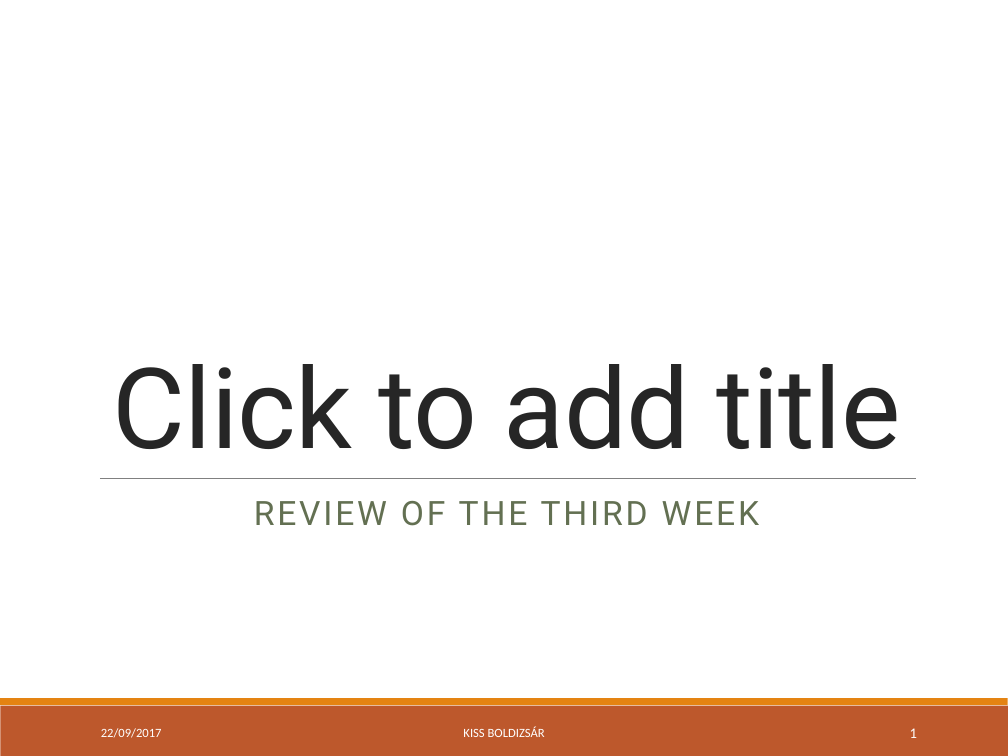
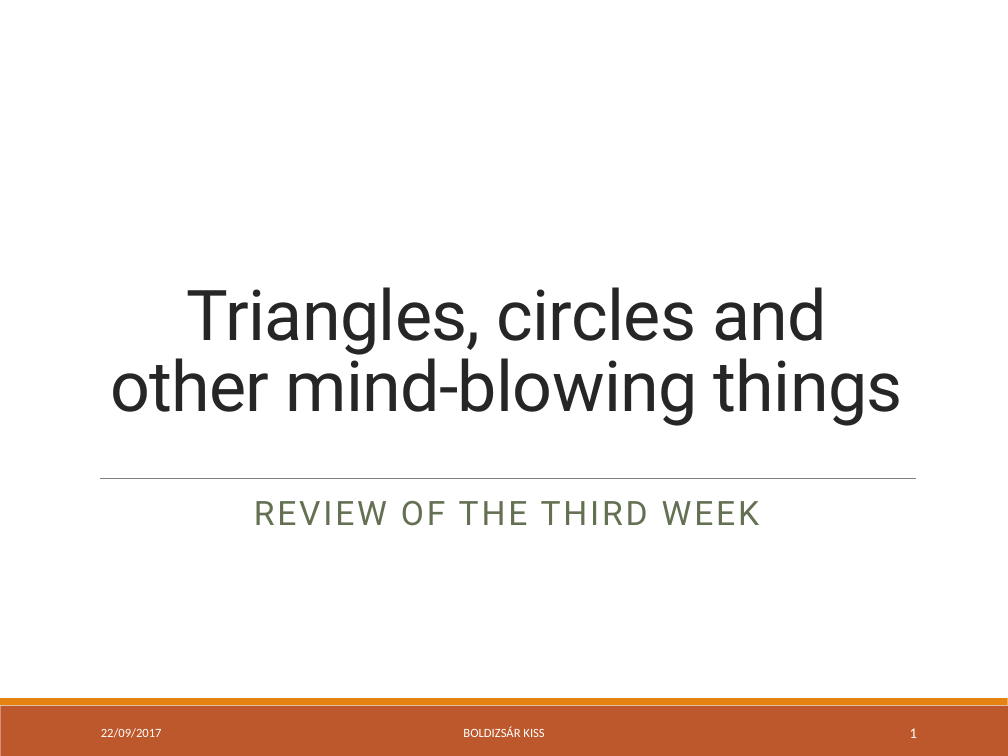
Before and after one commit to green-fox-academy/bpo106, a slide deck: slide 1 of week03/day05/demo/ppt-w03.pptx. Drawn at 1008x756 pixels with LibreOffice and Linux fonts; fonts in the diff are those of the drawing. Boxes give left, top, right and bottom in pixels: in the first picture for what was removed or moved away, otherwise in the second. Text is boxed around its words. In the diff, an @@ line names an element or a change of style, - is before the commit and + after.

```diff
--- a/week03/day05/demo/ppt-w03.pptx
+++ b/week03/day05/demo/ppt-w03.pptx
@@ title at box(110, 287, 903, 426): text changed; size 80 to 50 pt @@
-Click to add title
+Triangles, circles and other mind-blowing things
@@ text at box(463, 726, 544, 737): text changed @@
-KISS BOLDIZSÁR
+BOLDIZSÁR KISS
```
Also in this commit, not shown: 5 other slides changed, 3 slides added.
